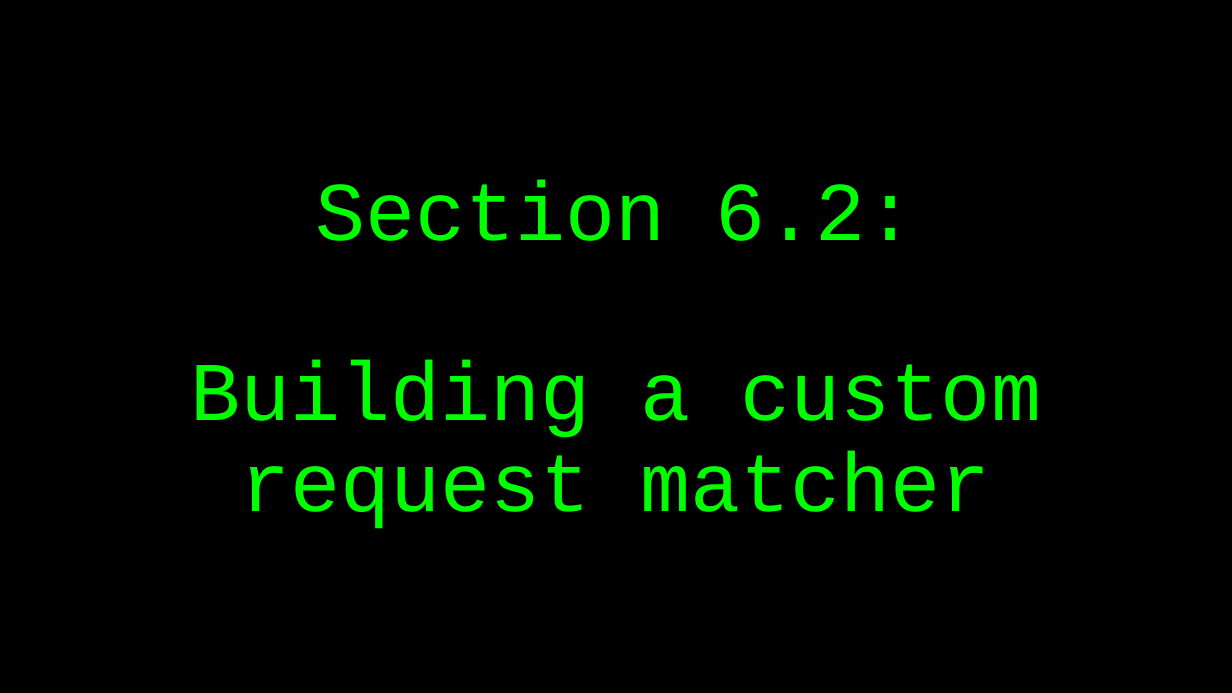
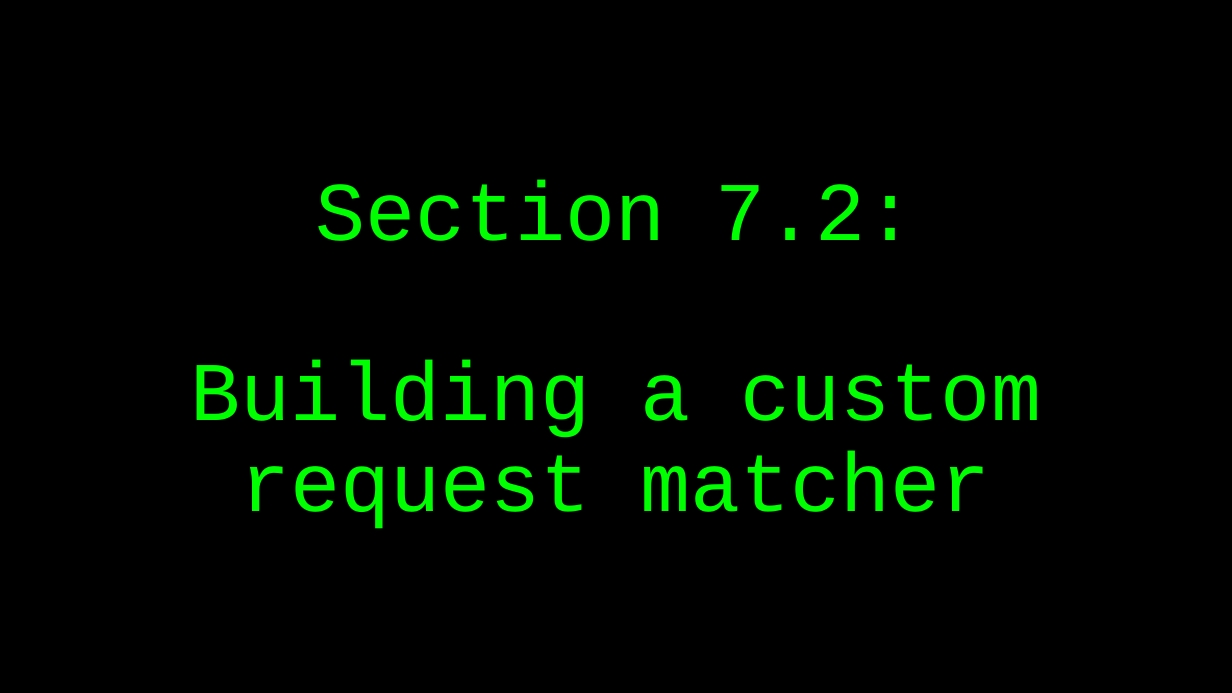
Before and after one commit to basdijkstra/wiremock-workshop, a slide deck: slide 70 of wiremock_workshop.pptx (slide 66 before the commit). Drawn at 1232x693 pixels with LibreOffice and Linux fonts; fonts in the diff are those of the drawing. Boxes give left, top, right and bottom in pixels: in the first picture for what was removed or moved away, otherwise in the second. Text is boxed around its words. In the diff, an @@ line names an element or a change of style, - is before the commit and + after.

```diff
--- a/wiremock_workshop.pptx
+++ b/wiremock_workshop.pptx
@@ title at <box>190,180,1041,529</box>: text changed @@
-Section 6.2:
-Building a custom request matcher
+Section 7.2:
+Building a custom request matcher
```
Also in this commit, not shown: 5 other slides changed, 4 slides added, 2 other files.
